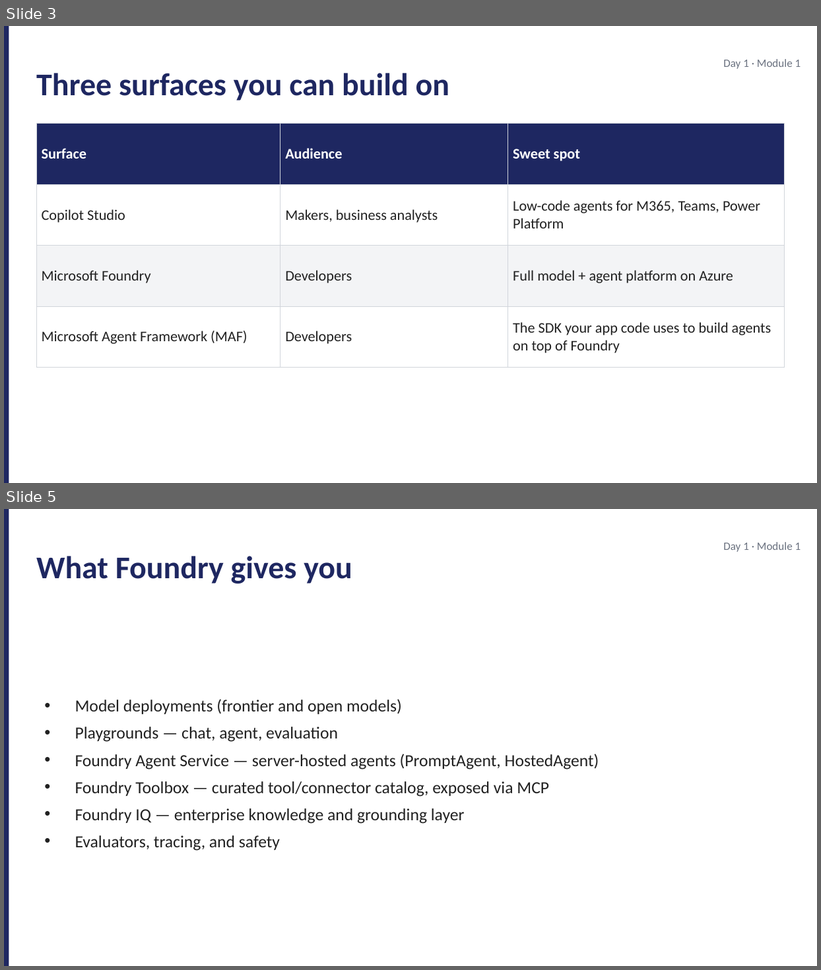
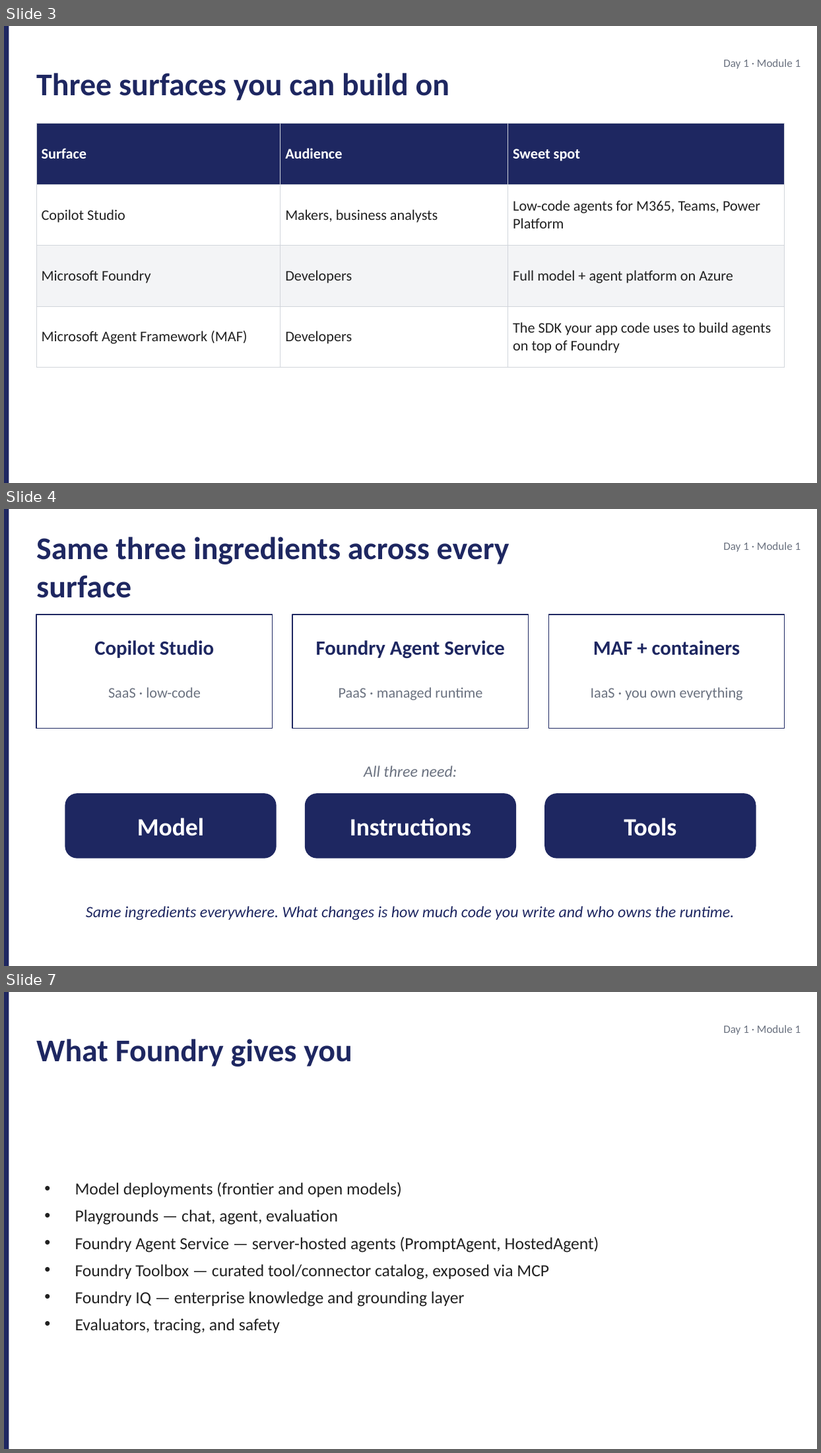
Before and after one commit to JimPiquant/Building-AI-Apps-and-Agents, a slide deck: decks/day1/module-1-landscape.pptx. Shown one above the other, each under a label of ours: slides 3 and 5 before the commit, slides 3, 4 and 7 after it; the slides between them are not shown. The pictures are 821x970 and 821x1453 pixels, drawn with LibreOffice and Linux fonts; fonts in the diff are those of the drawing. Boxes give left, top, right and bottom in pixels: in the first picture for what was removed or moved away, otherwise in the second. Text is boxed around its words. In the diff, an @@ line names an element or a change of style, - is before the commit and + after.

```diff
--- a/decks/day1/module-1-landscape.pptx
+++ b/decks/day1/module-1-landscape.pptx
@@ slide 4 added at [4,509,817,966], background #FFFFFF @@
@@ rectangle added at [4,509,9,966], fill #1E2761 @@
@@ text added at [36,537,510,598], 28 pt, text #1E2761, bold @@
+Same three ingredients across every surface
@@ text added at [723,542,801,552], 10 pt, text #6B7280 @@
+Day 1 · Module 1
@@ rectangle added at [36,615,273,729], fill #FFFFFF, outline #1E2761 1 pt @@
@@ rectangle added at [292,615,529,729], fill #FFFFFF, outline #1E2761 1 pt @@
@@ rectangle added at [548,615,785,729], fill #FFFFFF, outline #1E2761 1 pt @@
@@ text added at [94,640,214,658], 18 pt, text #1E2761, bold @@
+Copilot Studio
@@ text added at [316,640,505,659], 18 pt, text #1E2761, bold @@
+Foundry Agent Service
@@ text added at [593,640,740,656], 18 pt, text #1E2761, bold @@
+MAF + containers
@@ text added at [108,687,200,698], 13 pt, text #6B7280 @@
+SaaS · low-code
@@ text added at [339,687,482,700], 13 pt, text #6B7280 @@
+PaaS · managed runtime
@@ text added at [591,687,743,700], 13 pt, text #6B7280 @@
+IaaS · you own everything
@@ text added at [364,766,457,777], 14 pt, text #6B7280, italic @@
+All three need:
@@ rounded rectangle added at [65,793,277,859], fill #1E2761 @@
@@ rounded rectangle added at [305,793,516,859], fill #1E2761 @@
@@ rounded rectangle added at [545,793,756,859], fill #1E2761 @@
@@ text added at [137,818,204,836], 22 pt, text #FFFFFF, bold @@
+Model
@@ text added at [350,818,471,836], 22 pt, text #FFFFFF, bold @@
+Instructions
@@ text added at [624,818,677,836], 22 pt, text #FFFFFF, bold @@
+Tools
@@ text added at [86,906,735,920], 14 pt, text #1E2761, italic @@
+Same ingredients everywhere. What changes is how much code you write and who owns the runtime.
@@ what was slide 5 is now slide 7 @@
```
Also in this commit, not shown: 2 other slides added, 1 slide removed, 9 other files.
